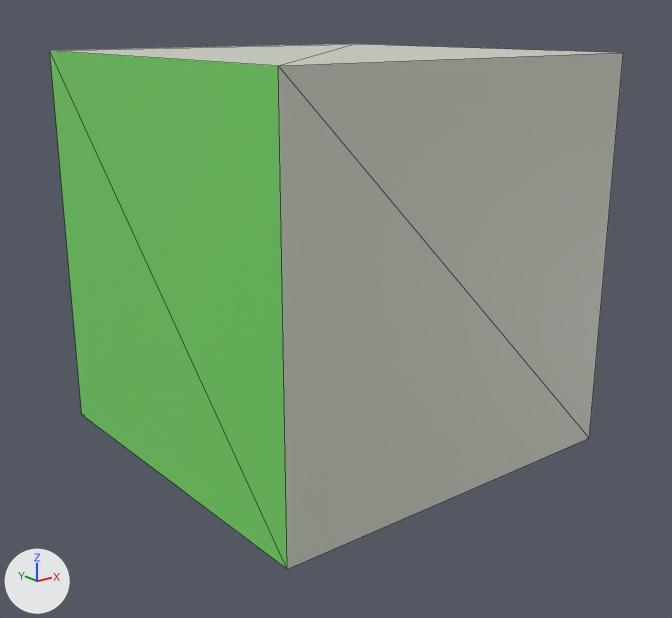
The Blender file scenes/src/Cornell.blend as it was, and as the next commit left it.
Before and after are seen from a camera (50 mm lens) standing at (-5.85, -7.46, 2.32) and looking at (-0.09, -0.25, -0.56). The axes (+X, +Y, +Z) are drawn at lower left. The lights are the same throughout. The older version comes first. Mesh edges are drawn as thin lines.
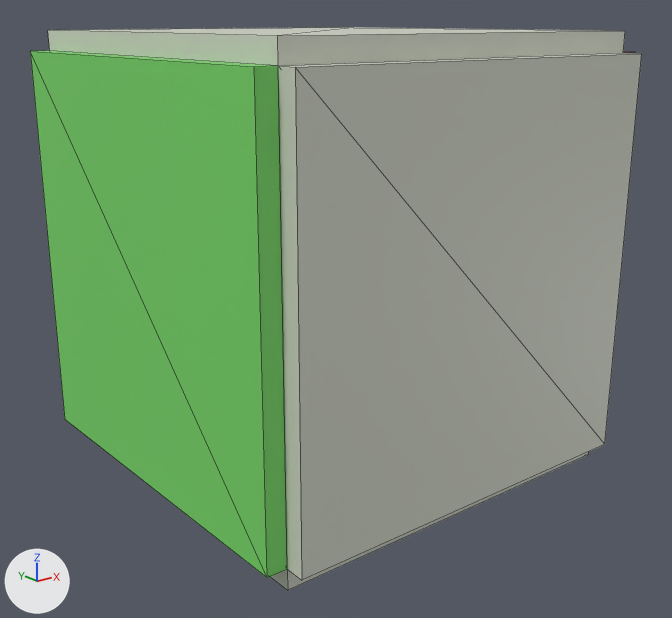
Boxes (x1, y1, x2, y2) around the edits, measured in the pictures (672 x 618 px):
'Cube', reshaped (7% wider, 7% taller): before (50, 44, 623, 569); after (30, 27, 642, 590)
part 1 of me_cube_004, added: after (30, 27, 642, 590)

Diff of the bpy script that builds the scene:
```diff
--- a/scenes/src/Cornell.blend.py
+++ b/scenes/src/Cornell.blend.py
@@ me_cube_004 @@
 # used by ob_cube; location = (0.0, 0.0, 0.0); scale = (2.0, 2.0, 2.0)
-me_cube_004.from_pydata(...)  # 20 vertices, 10 faces; spans x -1.0..1.0, y -1.0..1.0, z -1.0..1.0
+me_cube_004.from_pydata(...)  # 40 vertices, 40 faces; spans x -1.1..1.1, y -1.1..1.0, z -1.1..1.1
+# me_cube_004 part 1
+# 20 vertices are added at x -1.1..1.1, y -1.1..1.0, z -1.1..1.1
+# 18 new faces join them, mat_white_001 (picture img_white_001)
+# 6 new faces join them, mat_red_001 (picture img_red_001)
+# 6 new faces join them, mat_green_001 (picture img_green_001)
 me_cube_004.materials.append(mat_white_001)
```
